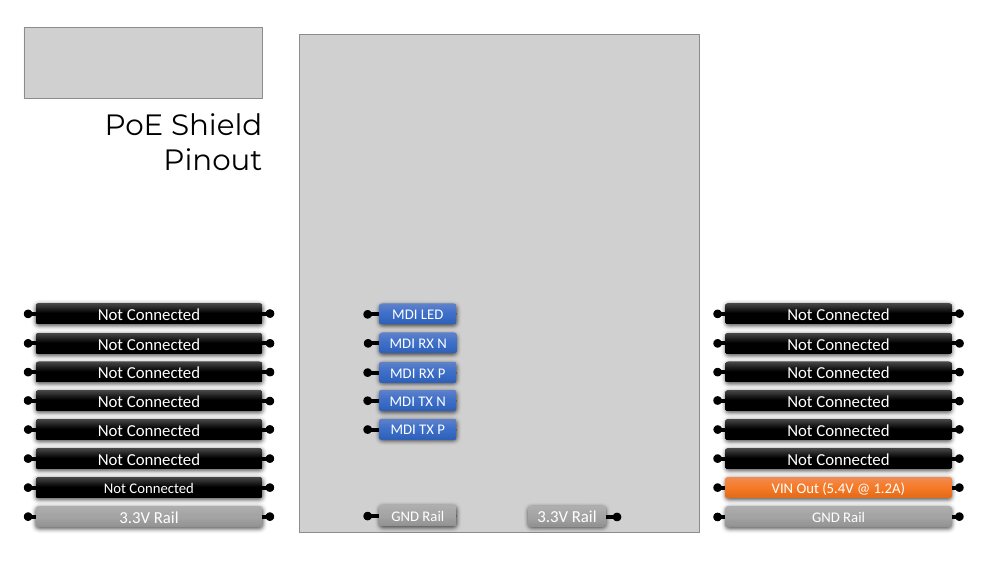
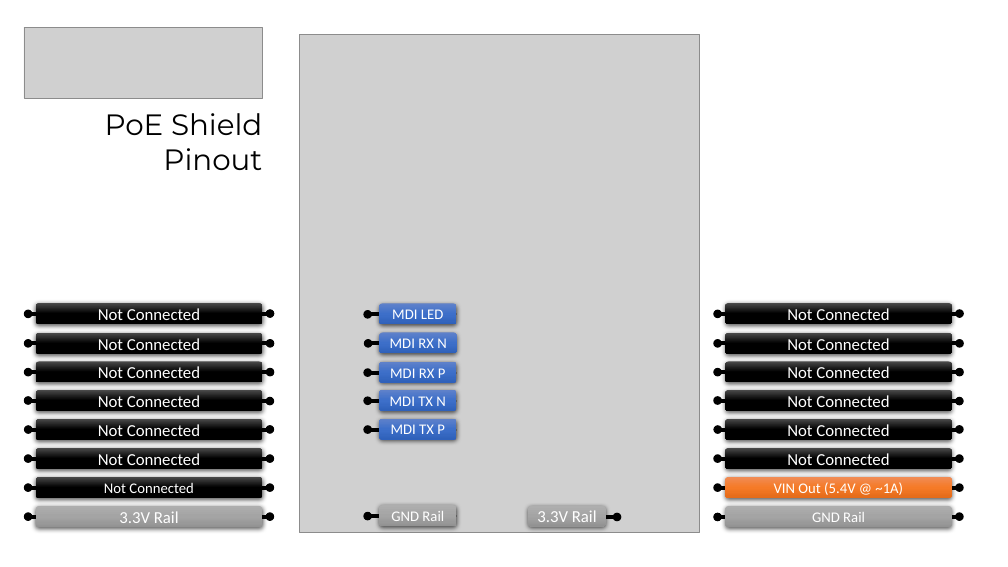
Before and after one commit to openmv/openmv-media, a slide deck: slide 1 of boards/poe-shield/poe-shield-pinout.pptx. Drawn at 1008x567 pixels with LibreOffice and Linux fonts; fonts in the diff are those of the drawing; grey boxes stand for pictures. Boxes give left, top, right and bottom in pixels: in the first picture for what was removed or moved away, otherwise in the second. Text is boxed around its words. In the diff, an @@ line names an element or a change of style, - is before the commit and + after.

```diff
--- a/boards/poe-shield/poe-shield-pinout.pptx
+++ b/boards/poe-shield/poe-shield-pinout.pptx
@@ text in rounded rectangle at (774,482,903,495): text changed @@
-VIN Out (5.4V @ 1.2A)
+VIN Out (5.4V @ ~1A)
```
Also in this commit, not shown: 15 other files.
